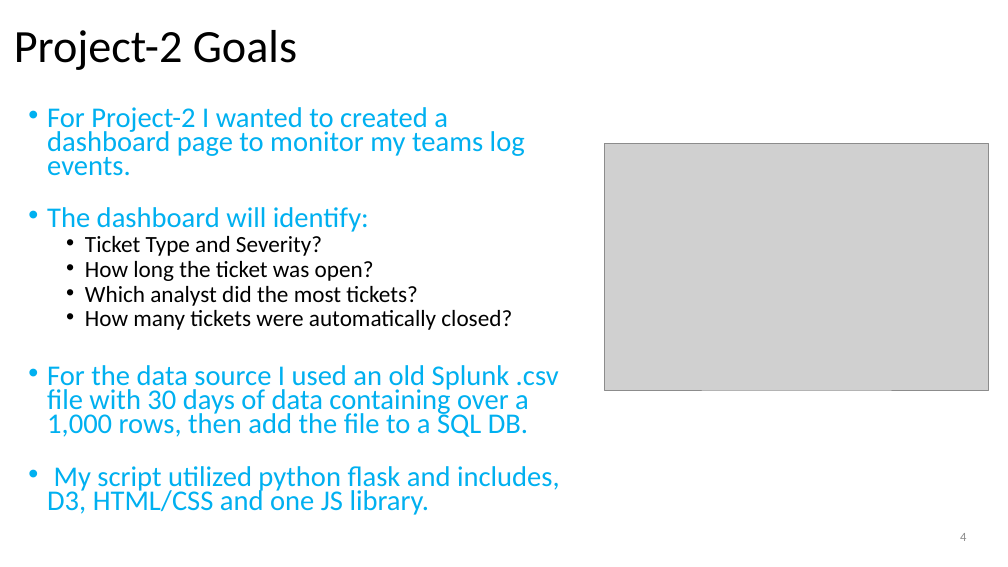
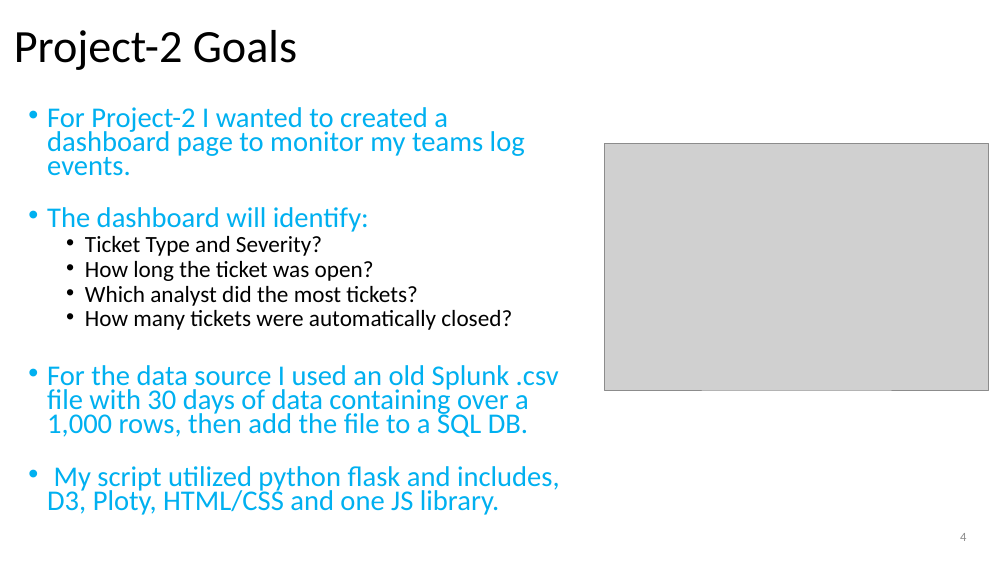
Before and after one commit to trevf002/project_2, a slide deck: slide 4 of Project_2.pptx. Drawn at 1008x567 pixels with LibreOffice and Linux fonts; fonts in the diff are those of the drawing; grey boxes stand for pictures. Boxes give left, top, right and bottom in pixels: in the first picture for what was removed or moved away, otherwise in the second. Text is boxed around its words. In the diff, an @@ line names an element or a change of style, - is before the commit and + after.

```diff
--- a/Project_2.pptx
+++ b/Project_2.pptx
@@ text at (47, 466, 560, 515): text changed @@
-• My script utilized python flask and includes, D3, HTML/CSS and one JS library.
+• My script utilized python flask and includes, D3, Ploty, HTML/CSS and one JS library.
```
Also in this commit, not shown: 4 other files.
